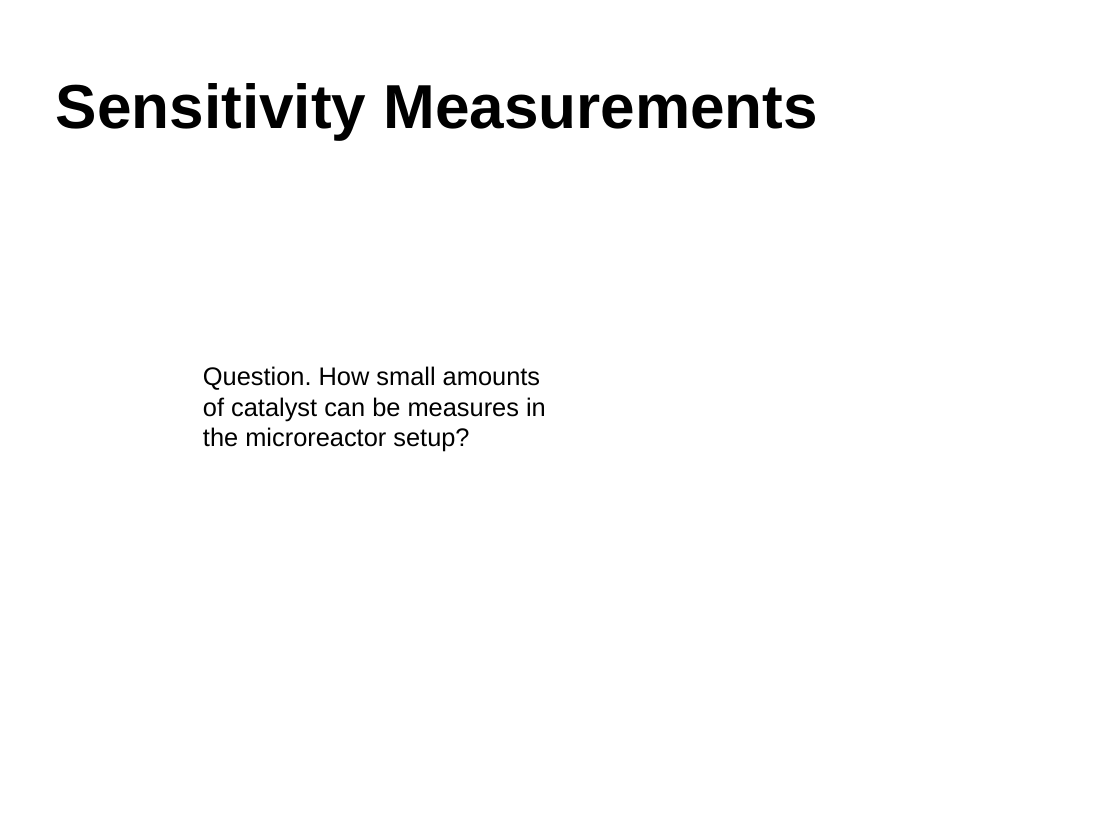
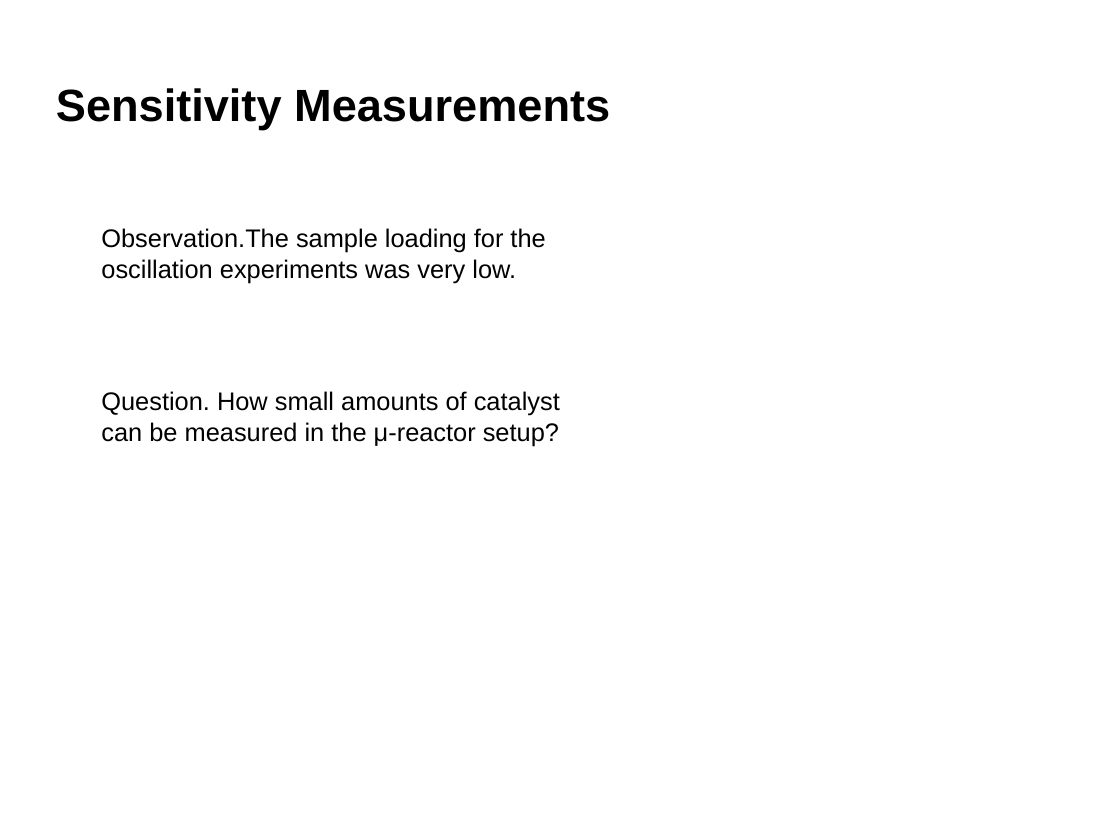
Before and after one commit to robertjensen/Thesis, a slide deck: slide 29 of defence/presentaation.odp (slide 25 before the commit). Drawn at 1120x840 pixels with LibreOffice and Linux fonts; fonts in the diff are those of the drawing; background and template pictures are left out. Boxes give left, top, right and bottom in pixels: in the first picture for what was removed or moved away, otherwise in the second. Text is boxed around its words. In the diff, an @@ line names an element or a change of style, - is before the commit and + after.

```diff
--- a/defence/presentaation.odp
+++ b/defence/presentaation.odp
@@ title "Sensitivity Measurements" at <box>56,88,610,130</box>: size 44 to 32 pt @@
@@ text added at <box>101,228,545,283</box>, 18 pt, text #000000 @@
+Observation.The sample loading for the oscillation experiments was very low.
@@ text at <box>101,391,560,446</box>: text changed @@
-Question. How small amounts of catalyst can be measures in the microreactor setup?
+Question. How small amounts of catalyst can be measured in the μ-reactor setup?
```
Also in this commit, not shown: 24 other slides changed, 18 slides added, 14 slides removed, 8 other files.
